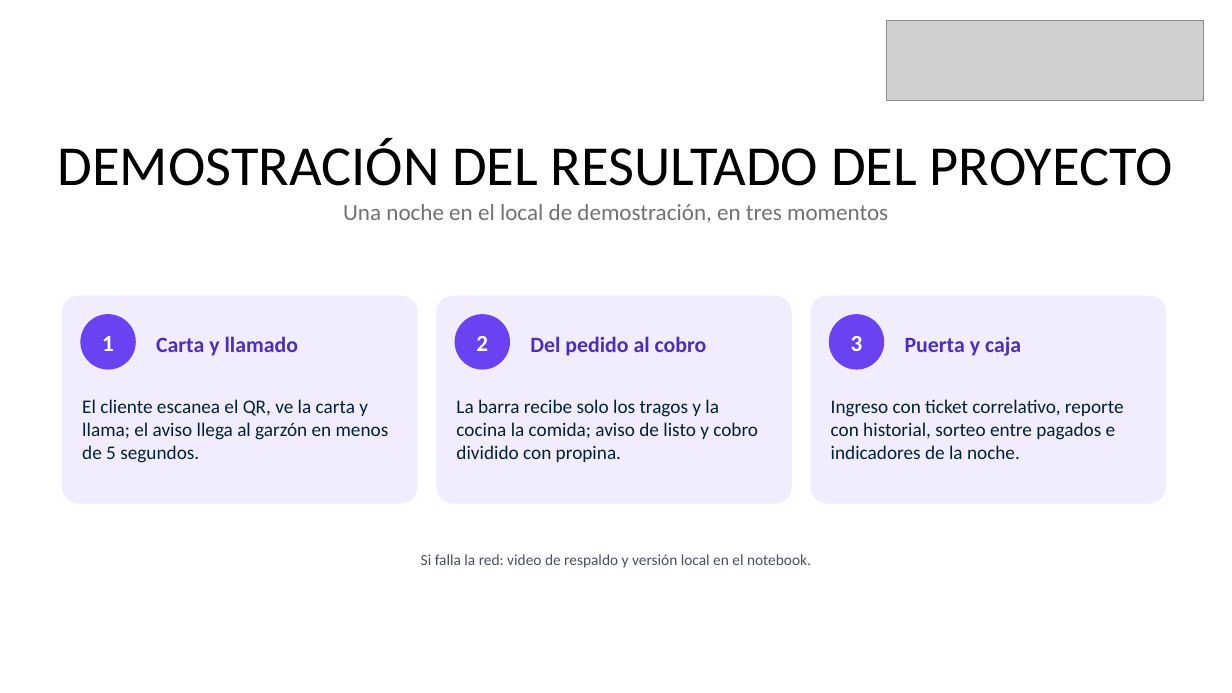
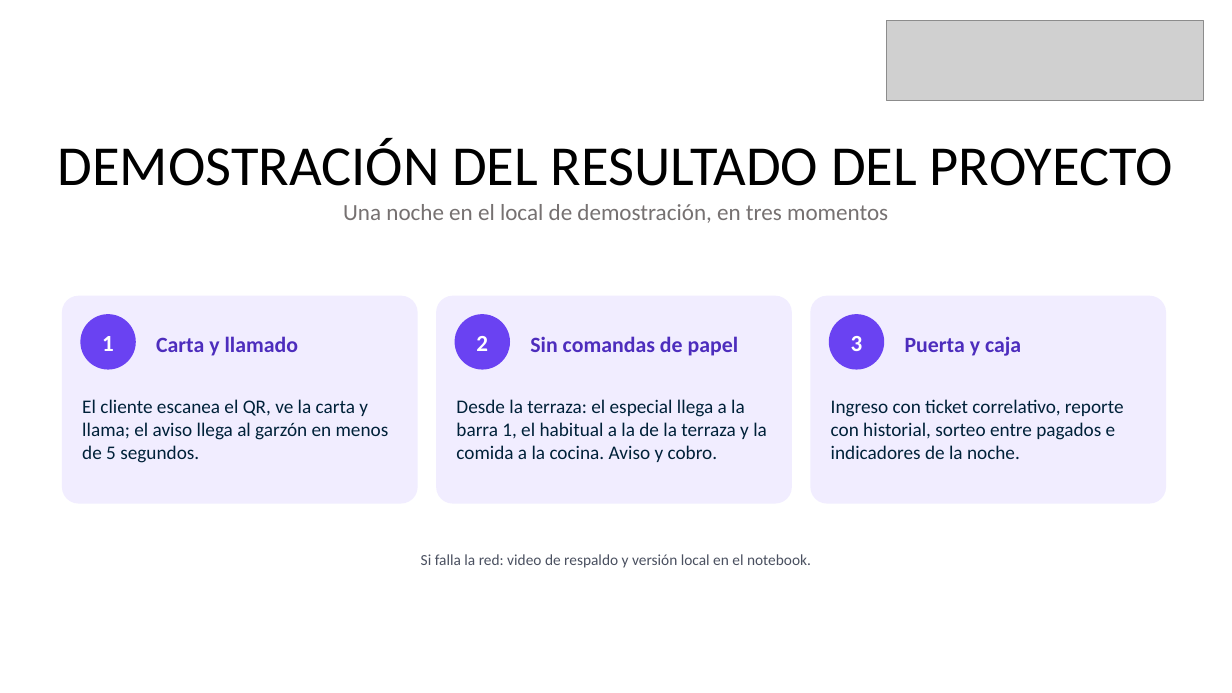
Before and after one commit to MiguelGaticaBestNick123/gesnoc, a slide deck: slide 15 of Fase 2/Evidencias proyecto/Presentación Proyecto.pptx. Drawn at 1232x693 pixels with LibreOffice and Linux fonts; fonts in the diff are those of the drawing; grey boxes stand for pictures. Boxes give left, top, right and bottom in pixels: in the first picture for what was removed or moved away, otherwise in the second. Text is boxed around its words. In the diff, an @@ line names an element or a change of style, - is before the commit and + after.

```diff
--- a/Fase 2/Evidencias proyecto/Presentación Proyecto.pptx
+++ b/Fase 2/Evidencias proyecto/Presentación Proyecto.pptx
@@ text at (x1=530, y1=336, x2=739, y2=356): text changed @@
-Del pedido al cobro
+Sin comandas de papel
@@ text at (x1=456, y1=399, x2=767, y2=462): text changed @@
-La barra recibe solo los tragos y la cocina la comida; aviso de listo y cobro dividido con propina.
+Desde la terraza: el especial llega a la barra 1, el habitual a la de la terraza y la comida a la cocina. Aviso y cobro.
```
Also in this commit, not shown: 2 other slides changed.
